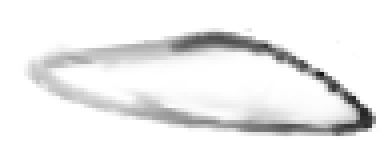
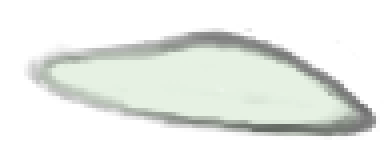
Comparing the layer stacks of the two (388, 144) images. Changes:
painted on "Wing" over [36,28,380,140]
renamed "inner wing-0.png" to "Layer", showed it, opacity 100% → 31%, painted on it over [36,28,360,140]
